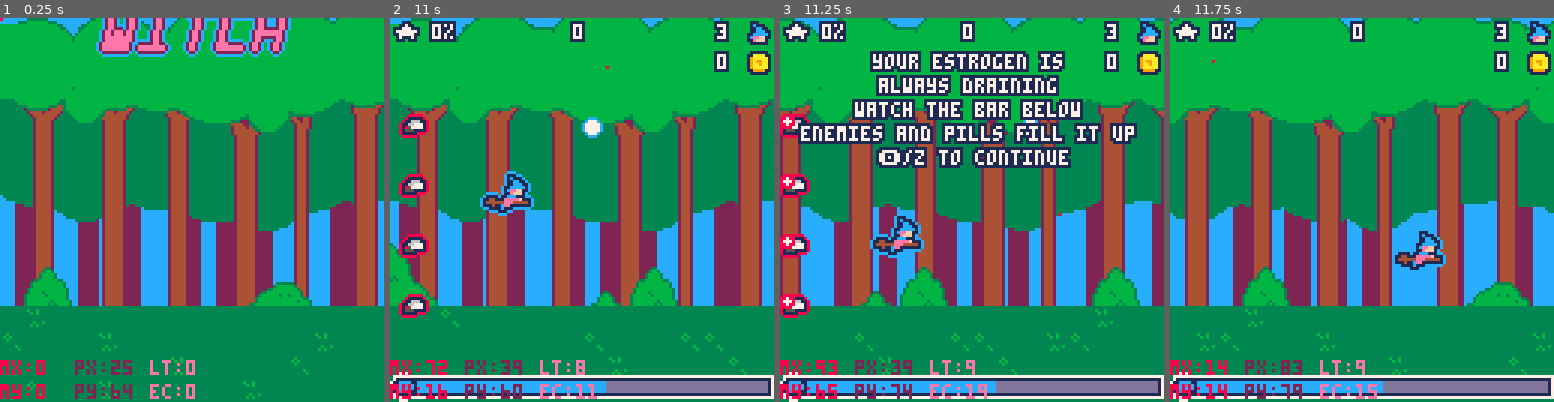
Above: before the commit, frames 1-4 (left to right).
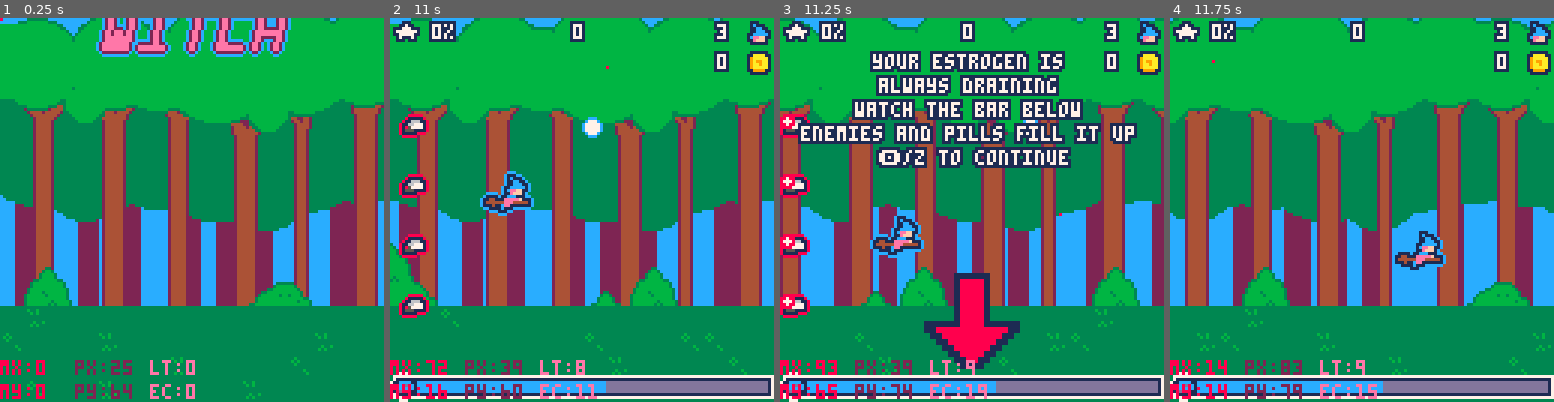
Above: after the commit, the same moments.

Repository: roseblack02/pico8-witch_blaster
Game: PICO-8 cartridge witch_blaster.p8
The game is run twice, just before and just after one commit, with the same random seed, the same clock (stepped at 60 frames per second) and the same inputs.
Inputs (mouse positions are in pixels of both pictures, inside the frame that each line leads up to):
- Up to frame 1 (0.25 s): no input
- Up to frame 2 (11 s): tap X (X key) at 0.33, 1.07, 1.85, 2.97, 4.08, 5.2, 6.32, 7.43, 8.55, 9.67, 10.78 s; click (670, 121) at 0.67 s; tap O (Z key) at 0.7, 1.7, 2.1, 2.5, 2.9, 3.3, 3.7, 4.1, 4.5, 4.9, 5.3, 5.7, 6.1, 6.5, 6.9, 7.3, 7.7, 8.1, 8.5, 8.9, 9.3, 9.7, 10.1, 10.5, 10.9 s; click (436, 267) at 1.22 s; hold Right 1.6-2.1 s; click (497, 114) at 1.77 s; hold Up 2.15-2.42 s; click (562, 259) at 2.32 s; hold Right 2.47-3.03 s; click (624, 106) at 2.87 s; hold Left 3.08-3.58 s; click (685, 256) at 3.42 s; hold Down 3.63-3.97 s; click (451, 102) at 3.97 s; hold Right 4.02-4.68 s; click (512, 248) at 4.52 s; hold Up 4.73-5.03 s; click (574, 94) at 5.07 s; hold Left 5.08-5.68 s; click (639, 244) at 5.62 s; hold Down 5.73-6.03 s; hold Right 6.08-6.58 s; click (701, 90) at 6.17 s; hold Right 6.63-7.13 s; click (466, 236) at 6.72 s; hold Up 7.18-7.45 s; click (528, 83) at 7.27 s; hold Right 7.5-8.07 s; click (589, 229) at 7.82 s; hold Left 8.12-8.62 s; click (654, 79) at 8.37 s; hold Down 8.67-9 s; click (716, 225) at 8.92 s; hold Right 9.05-9.72 s; click (478, 71) at 9.47 s; hold Up 9.77-10.07 s; click (543, 217) at 10.02 s; hold Left 10.12-10.72 s; click (605, 64) at 10.57 s; hold Down from 10.77 s (still down)
- Up to frame 3 (11.25 s): release Down at 11.07 s; click (1060, 213) at 11.12 s; hold Right from 11.12 s (still down)
- Up to frame 4 (11.75 s): tap O (Z key) at 11.3, 11.7 s; release Right at 11.62 s; click (1212, 60) at 11.67 s

Frames 1-2 are identical in both runs. In frame 3, 3.2% of the frame differs, in the area x 37-63%, y 66-92%; in frame 4, nothing differs.

Commit message:
Update witch_blaster.p8

Diff:
--- a/witch_blaster.p8
+++ b/witch_blaster.p8
@@ -569,7 +569,7 @@
 
 	--powerup
 	--dont show powerup text during tutorial
-	if(level>1) outlined_text(player.powerup,63-(#player.powerup*2),12,7,1)
+	if(not pause) outlined_text(player.powerup,63-(#player.powerup*2),12,7,1)
 
 	--lives
 	outlined_text(player.lives,109,2,7,1)
@@ -621,18 +621,6 @@
 	end
 
 	--tutorial text
-	if level==1 and not level_clear then
-		--[[if(level_timer<6) outlined_text("⬇️⬆️⬅️➡️ to move",32,12,7,1) outlined_text("❎/x to shoot",38,20,7,1)
-
-		if(level_timer>6 and level_timer<14) outlined_text("your estrogen is",32,12,7,1) outlined_text("always draining",34,20,7,1) outlined_text("watch the bar below",28,28,7,1)
-		if(level_timer>14 and level_timer<22) outlined_text("you will lose a life",26,12,7,1) outlined_text("when it is empty",36,20,7,1)
-		if(level_timer>22 and level_timer<29) outlined_text("enemies and pills",32,12,7,1) outlined_text("will fill it up",34,20,7,1)
-
-		if(level_timer>29 and level_timer<37) outlined_text("enemies drop pills,",28,12,7,1) outlined_text("magic, coins, and",30,20,7,1) outlined_text("random powerups",34,28,7,1)
-
-		if(level_timer>37 and level_timer<44) outlined_text("blast using 🅾️/z",32,12,7,1) outlined_text("when magic is at 100%",20,20,7,1)]]--
-	end
-
 	if pause then
 		--loop through lines of tutorial text and display them
 		for i=1,#tutorial_text[tutorial_state] do
@@ -641,6 +629,10 @@
 			if(i==1 and tutorial_state==1) offset=6 else offset=0
 			outlined_text(tutorial_text[tutorial_state][i],63-offset-(#tutorial_text[tutorial_state][i]*2),4+i*8,7,1)
 		end
+
+		--arrows
+		--use sspr
+		if(tutorial_state==2)sspr(56,0,16,16,48,85,32,32)
 	end
 end
 
@@ -1605,22 +1597,22 @@
 	map(0,0)
 end
 __gfx__
-00000000000000001110000000000000000000000000000077700000000000000000000000000000011111000000000000000000111100000000000000000000
-00000000000000001c11100000000000000000000000000078777000000000000000000000000000017771110001111100000011167100000000000111111000
-007007000000000011cc110000000000111110000000000077887700000000000000000000000000117171710011777100000116771101110000001122ee1100
-000770000000000011ccc110000000001ccc11000000000077888770000000000000000000000000199777711117777100111167771111710111111222eee110
-00077000000000011ccccc100000000011ccc110000000077888887000000000000000000000000011877771185566111117c7777777771111eeeee222eeee11
-0070070000000001ceeff110000000011ccccc100000000788888770000000000000000000000000011877111555111119977777777771111e2eeee2211eeee1
-00000000000000011efff10000000001ceeff1100000000778888700000000000000000000000000001111101111100011111111111111101eeeeee11111eee1
-0000000001111011ccc11100000000011efff1000777707788877700000000000000000000000000000000000000000000000000000000001111111100011111
-000000001144111eeeeef11100111011ccc111007788777888888777000000000000000000000000000000000000000000000000000000000111100111111000
-000000001444444eee4444411114111eeeeef11178888888888888870000000000000000000000000000000000111110000000000000011111ee111122ee1100
-00000000111411cee11111111444444eee4444417778778887777777000000000000000000000000000000000116661100111111111111711e2ee11222eee110
-00000000001111c111000000114411cee1111111007777877700000000000000000000000000000000000000116677711117c777777777111eeeee2222eeee11
-000000000000011100000000011111c111000000000007770000000000000000000000000000000000000000185777711997777777777110111eeee2211eeee1
-00000000000000000000000000000111000000000000000000000000000000000000000000000000000000001555111111111167771111000011eeee1111eee1
-000000000000000000000000000000000000000000000000000000000000000000000000000000000000000011111000000001167771000000011ee110011ee1
-00000000000000000000000000000000000000000000000000000000000000000000000000000000000000000000000000000011111100000000111100001111
+00000000000000001110000000000000000000000000000077700000000001111110000000000000011111000000000000000000111100000000000000000000
+00000000000000001c11100000000000000000000000000078777000000001888810000000000000017771110001111100000011167100000000000111111000
+007007000000000011cc110000000000111110000000000077887700000001888810000000000000117171710011777100000116771101110000001122ee1100
+000770000000000011ccc110000000001ccc11000000000077888770000001888810000000000000199777711117777100111167771111710111111222eee110
+00077000000000011ccccc100000000011ccc110000000077888887000000188881000000000000011877771185566111117c7777777771111eeeee222eeee11
+0070070000000001ceeff110000000011ccccc100000000788888770000001888810000000000000011877111555111119977777777771111e2eeee2211eeee1
+00000000000000011efff10000000001ceeff1100000000778888700000001888810000000000000001111101111100011111111111111101eeeeee11111eee1
+0000000001111011ccc11100000000011efff1000777707788877700000001888810000000000000000000000000000000000000000000001111111100011111
+000000001144111eeeeef11100111011ccc111007788777888888777111111888811111100000000000000000000000000000000000000000111100111111000
+000000001444444eee4444411114111eeeeef11178888888888888871188888888888811000000000000000000111110000000000000011111ee111122ee1100
+00000000111411cee11111111444444eee4444417778778887777777011888888888811000000000000000000116661100111111111111711e2ee11222eee110
+00000000001111c111000000114411cee1111111007777877700000000118888888811000000000000000000116677711117c777777777111eeeee2222eeee11
+000000000000011100000000011111c111000000000007770000000000011888888110000000000000000000185777711997777777777110111eeee2211eeee1
+00000000000000000000000000000111000000000000000000000000000011888811000000000000000000001555111111111167771111000011eeee1111eee1
+000000000000000000000000000000000000000000000000000000000000011881100000000000000000000011111000000001167771000000011ee110011ee1
+00000000000000000000000000000000000000000000000000000000000000111100000000000000000000000000000000000011111100000000111100001111
 000000000000000001111110244224442244444224422442024444222244444200000000bbbbb300000000000000000000000001111100001111110011111000
 000000000111111011aaaa11244422442444422002442442002444422444442000000000bbbbb30000000000000000000000001124f110001333310114441100
 0000000011cccc1119aaaaa1024444244444200000244442000244442444420000000000bbbbbb30000000000000000000000112444f10001313311444444100
